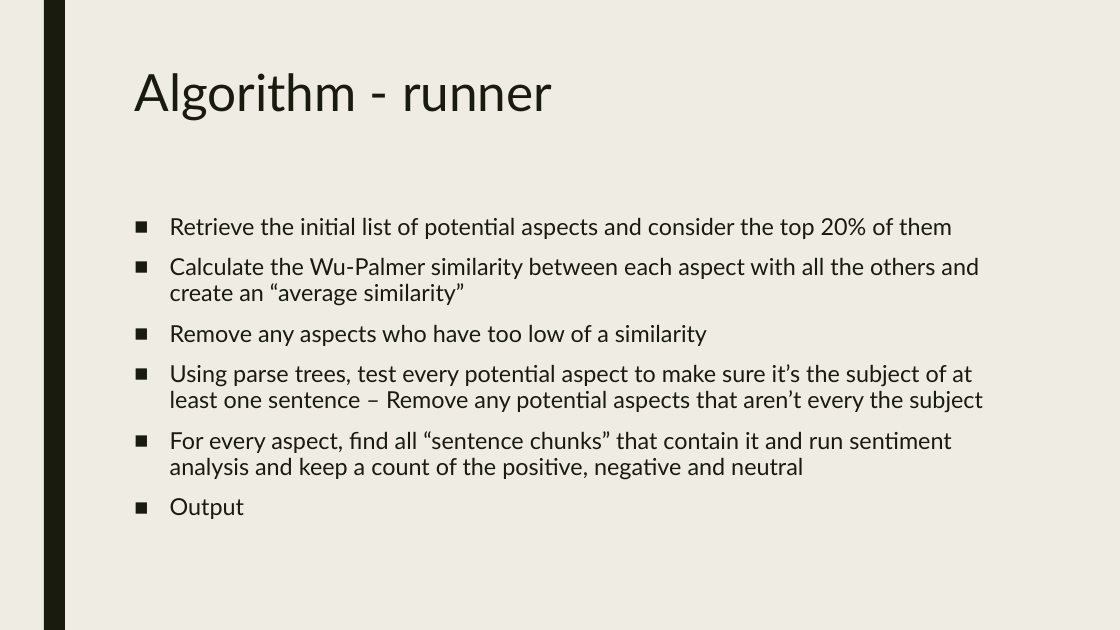
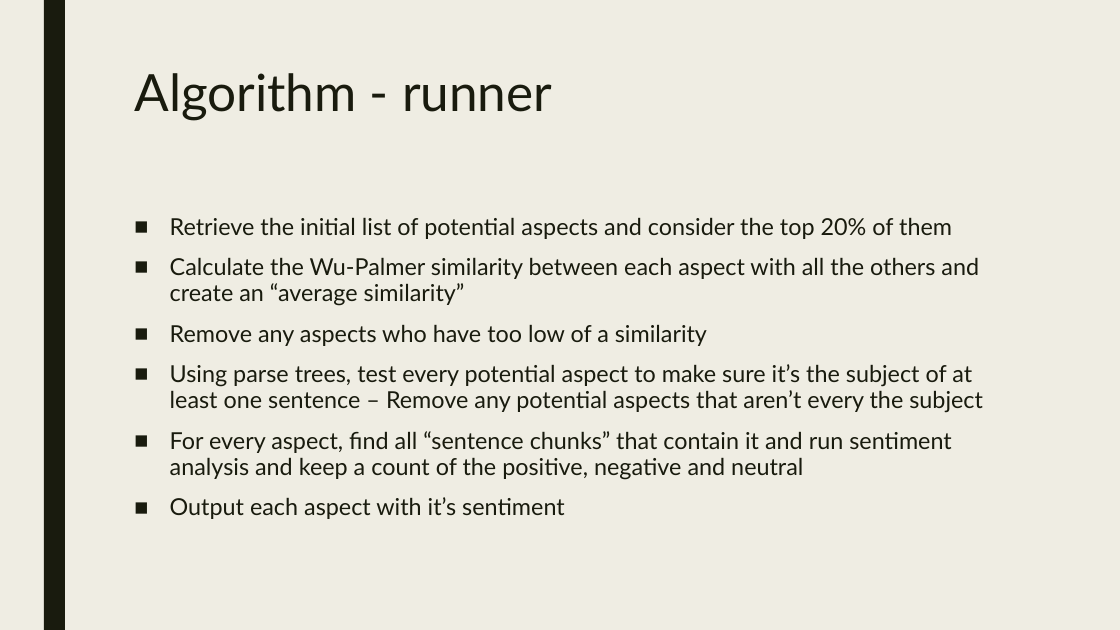
Before and after one commit to walker76-school/sentiment-analysis, a slide deck: slide 7 of presentation.pptx. Drawn at 1120x630 pixels with LibreOffice and Linux fonts; fonts in the diff are those of the drawing. Boxes give left, top, right and bottom in pixels: in the first picture for what was removed or moved away, otherwise in the second. Text is boxed around its words. In the diff, an @@ line names an element or a change of style, - is before the commit and + after.

```diff
--- a/presentation.pptx
+++ b/presentation.pptx
@@ text at (x1=170, y1=497, x2=565, y2=519): text changed @@
-■ Output
+■ Output each aspect with it’s sentiment
```
Also in this commit, not shown: 4 other slides changed.
